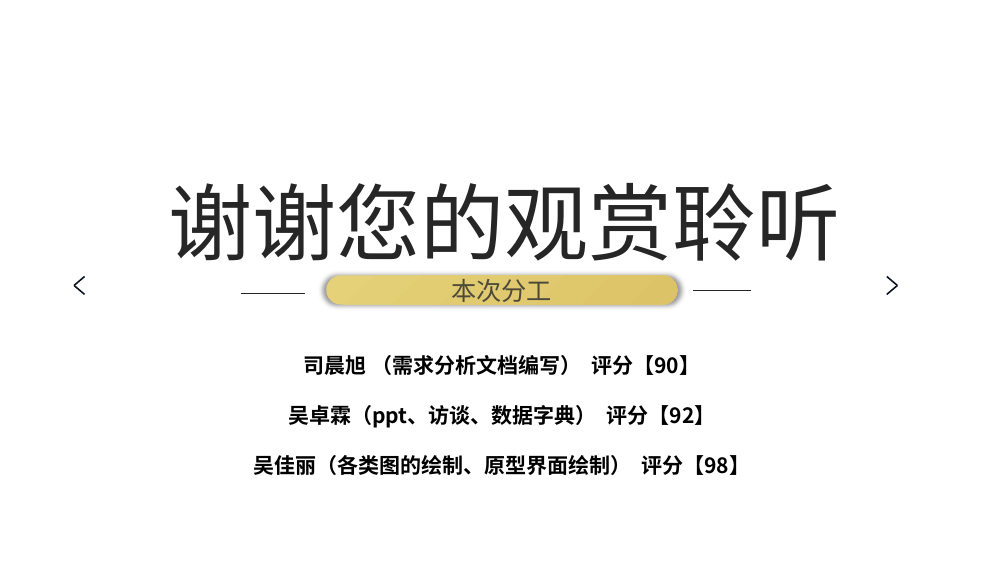
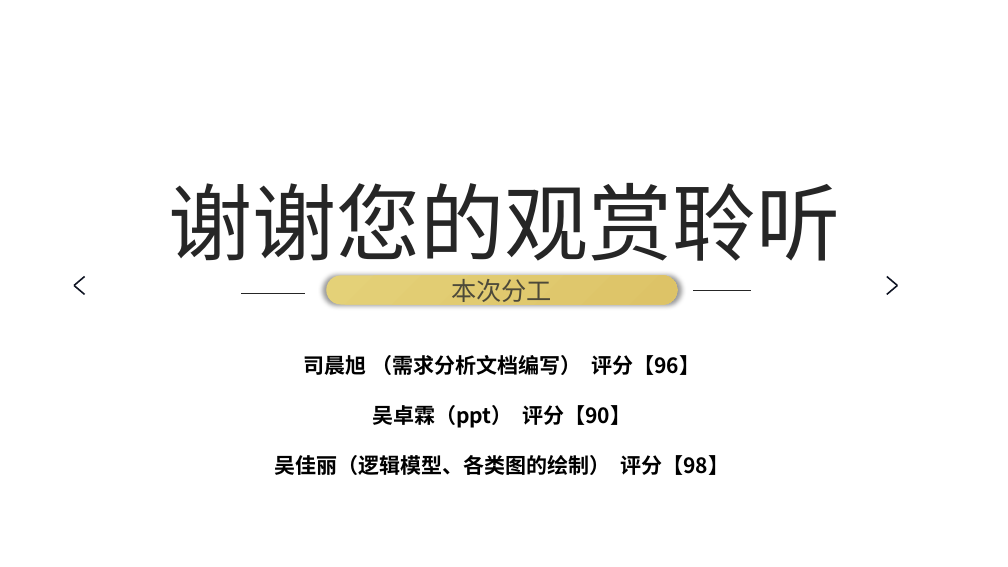
Before and after one commit to scxdhr020629/SE2022-G09, a slide deck: slide 14 of item/需求分析/SE2022_G09_需求分析.pptx (slide 16 before the commit). Drawn at 1008x567 pixels with LibreOffice and Linux fonts; fonts in the diff are those of the drawing; background and template pictures are left out. Boxes give left, top, right and bottom in pixels: in the first picture for what was removed or moved away, otherwise in the second. Text is boxed around its words. In the diff, an @@ line names an element or a change of style, - is before the commit and + after.

```diff
--- a/item/需求分析/SE2022_G09_需求分析.pptx
+++ b/item/需求分析/SE2022_G09_需求分析.pptx
@@ text at [274, 355, 729, 475]: text changed @@
-司晨旭 （需求分析文档编写） 评分【90】
-吴卓霖（ppt、访谈、数据字典） 评分【92】
-吴佳丽（各类图的绘制、原型界面绘制） 评分【98】
+司晨旭 （需求分析文档编写） 评分【96】
+吴卓霖（ppt） 评分【90】
+吴佳丽（逻辑模型、各类图的绘制） 评分【98】
```
Also in this commit, not shown: 9 other slides changed, 2 slides removed, 7 other files.
